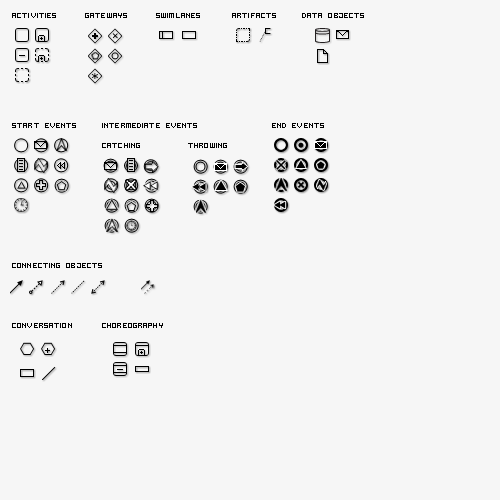
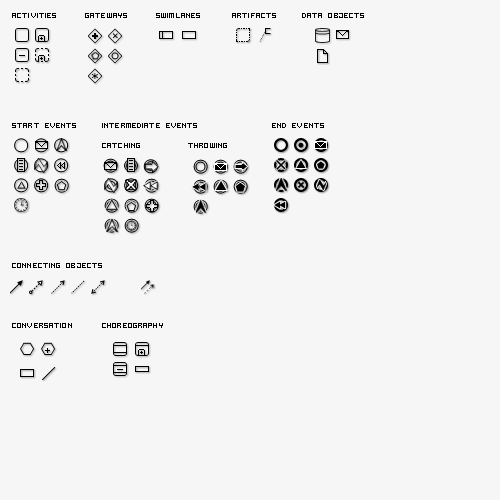
Before/after of a 500 × 500 layered artwork. What changed in the layer stack:
painted on "Message" (5th of 5, in "General" › "Events" › "Start Events") over box(34, 141, 48, 149)
